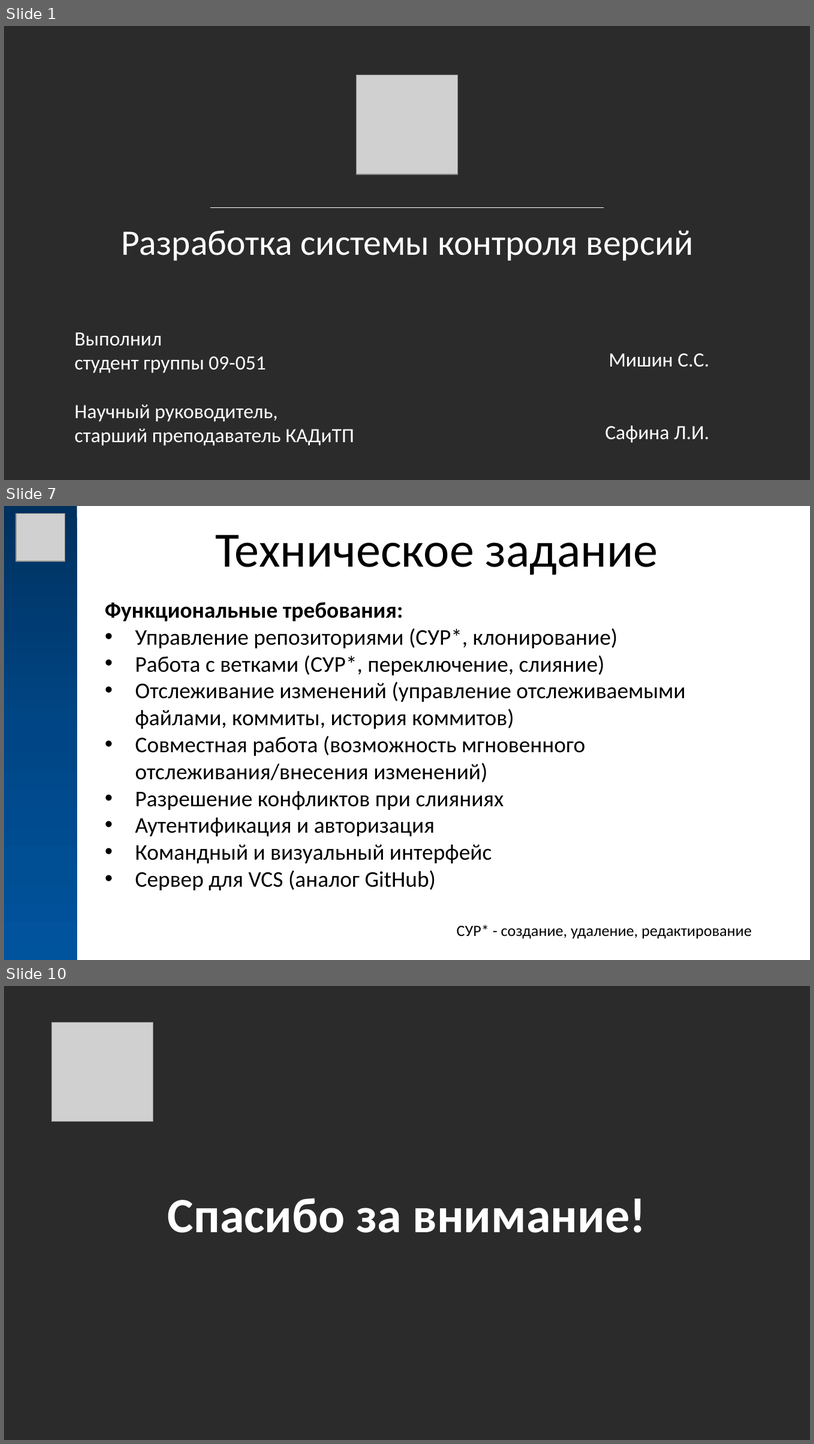
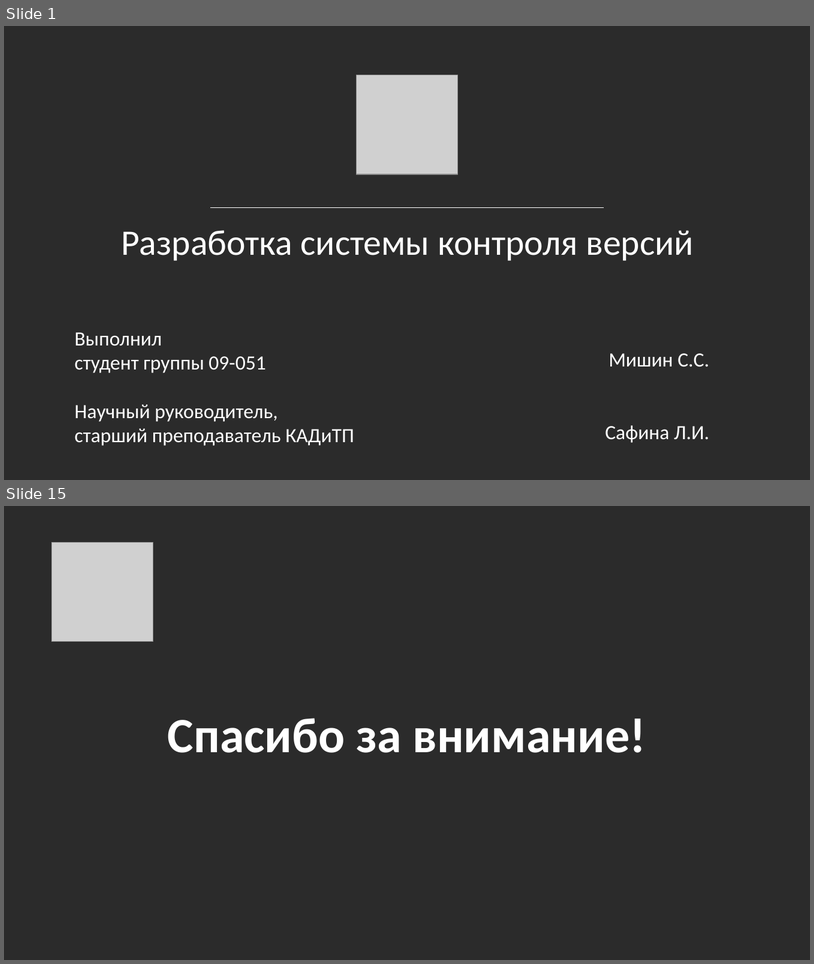
Before and after one commit to MrR3353/diplom, a slide deck: docs/Презентация в стиле КФУ.pptx. Shown one above the other, each under a label of ours: slides 1, 7 and 10 before the commit, slides 1 and 15 after it; the slides between them are not shown. The pictures are 814x1444 and 814x964 pixels, drawn with LibreOffice and Linux fonts; fonts in the diff are those of the drawing; grey boxes stand for pictures; background and template pictures are left out; a plain dark background stands for a picture behind light text. Boxes give left, top, right and bottom in pixels: in the first picture for what was removed or moved away, otherwise in the second. Text is boxed around its words. In the diff, an @@ line names an element or a change of style, - is before the commit and + after.

```diff
--- a/docs/Презентация в стиле КФУ.pptx
+++ b/docs/Презентация в стиле КФУ.pptx
@@ slide 7 removed at (4,506,810,960), background #FFFFFF @@
@@ rectangle removed at (4,506,77,959) @@
@@ picture removed at (16,514,65,562) @@
@@ text removed at (215,535,658,575) @@
-Техническое задание
@@ text removed at (105,602,686,890) @@
-Функциональные требования:
-• Управление репозиториями (СУР*, клонирование)
-• Работа с ветками (СУР*, переключение, слияние)
-• Отслеживание изменений (управление отслеживаемыми файлами, коммиты, история коммитов)
-• Совместная работа (возможность мгновенного отслеживания/внесения изменений)
-• Разрешение конфликтов при слияниях
-• Аутентификация и авторизация
-• Командный и визуальный интерфейс
-• Сервер для VCS (аналог GitHub)
@@ text removed at (457,924,752,939) @@
-СУР* - создание, удаление, редактирование
@@ what was slide 10 is now slide 15 @@
```
Also in this commit, not shown: 3 slides changed, 10 slides added, 4 other slides removed, 1 other file.
